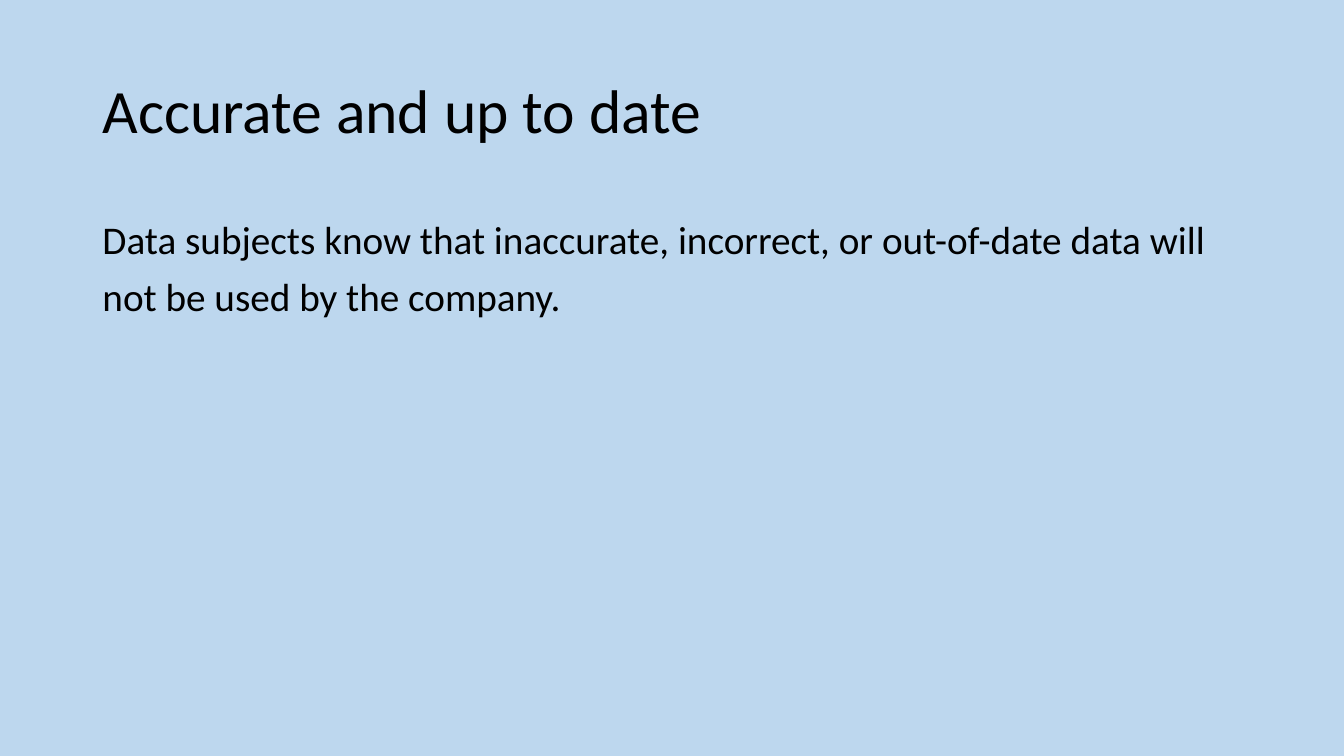
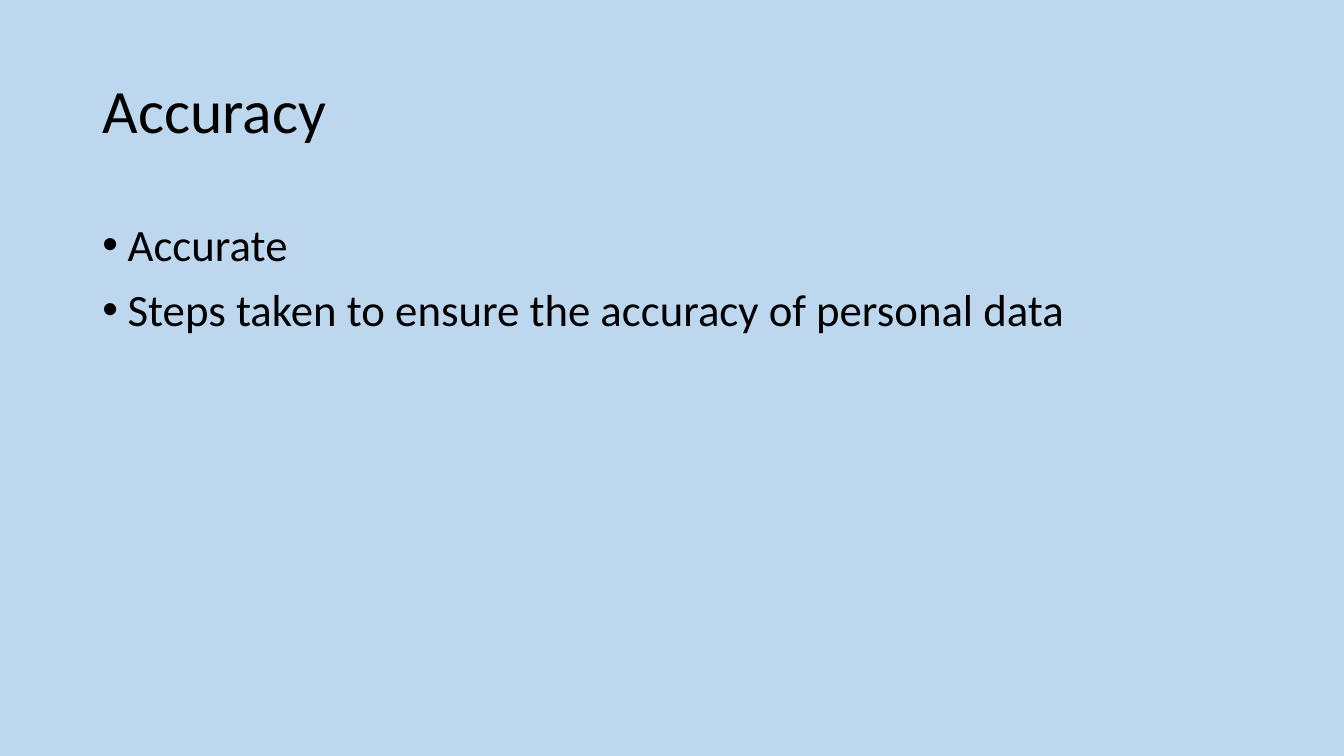
Before and after one commit to MrFriendCS/MrFriendCS.github.io, a slide deck: slide 194 of n5/ddd/N5 CS DDD Slides.pptx (slide 195 before the commit). Drawn at 1344x756 pixels with LibreOffice and Linux fonts; fonts in the diff are those of the drawing. Boxes give left, top, right and bottom in pixels: in the first picture for what was removed or moved away, otherwise in the second. Text is boxed around its words. In the diff, an @@ line names an element or a change of style, - is before the commit and + after.

```diff
--- a/n5/ddd/N5 CS DDD Slides.pptx
+++ b/n5/ddd/N5 CS DDD Slides.pptx
@@ title at [102,93,325,143]: text changed @@
-Accurate and up to date
+Accuracy
@@ text at [128,232,1064,334]: text changed; size 28 to 32 pt @@
-Data subjects know that inaccurate, incorrect, or out-of-date data will not be used by the company.
+• Accurate
+• Steps taken to ensure the accuracy of personal data
```
Also in this commit, not shown: 7 other slides changed, 1 slide added, 2 slides removed, 1 other file.
